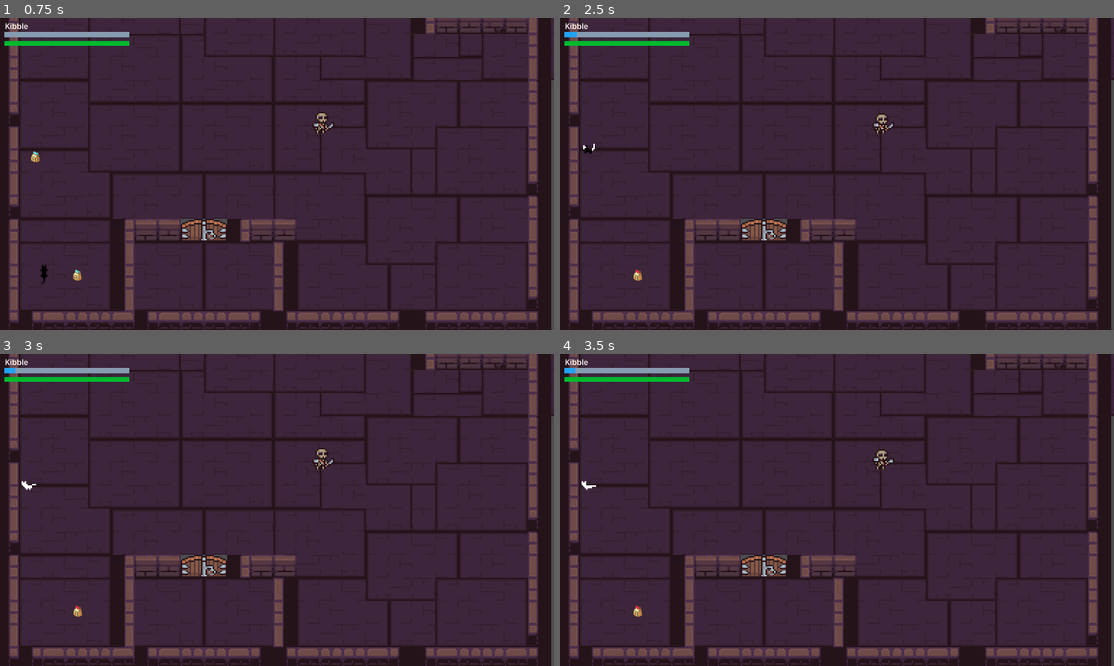
Above: before the commit, frames 1-4 (two rows, left to right).
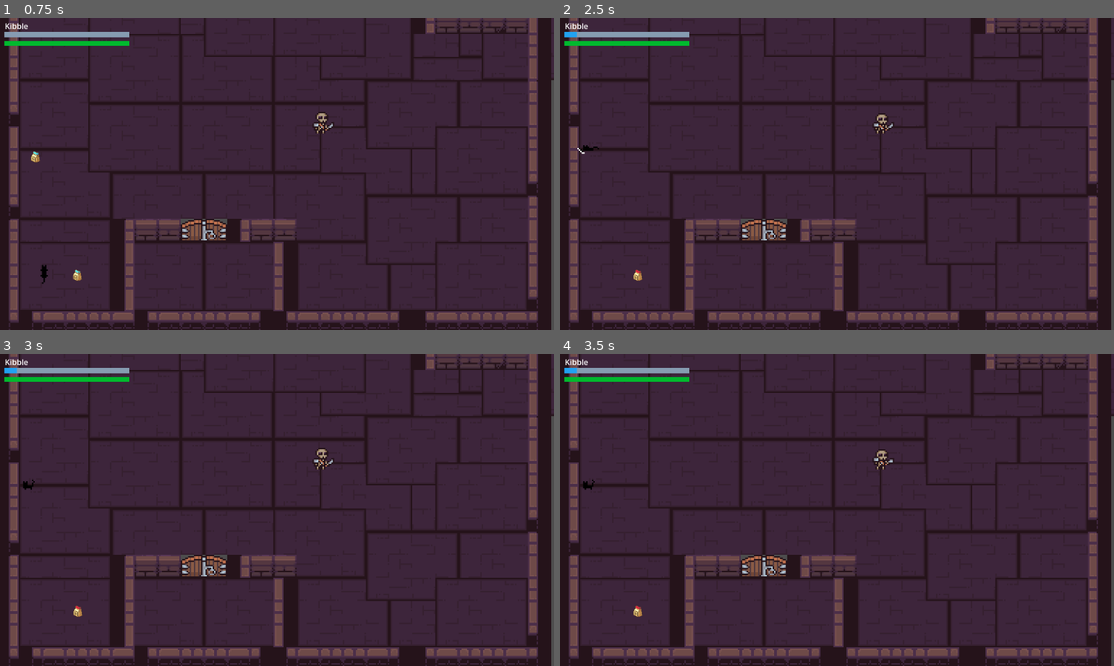
Above: after the commit, the same moments.

Repository: Samki-bit/dingers-cat
Game: Godot game, scene res://scenes/game.tscn
Two runs of this game, one before a commit and one after it. Both use one fixed random seed, a clock stepped at 60 frames per second and the inputs below. The project has no main scene, so this scene is started directly.
Inputs:
- Up to frame 1 (0.75 s): hold W (move_up) from 0.53 s (still down); tap Space (jump) at 0.6 s
- Up to frame 2 (2.5 s): tap Space (jump) at 0.77, 1.07, 1.52, 1.55, 1.82, 2.3 s; tap Shift (dash) at 1.35 s; release W (move_up) at 2.03 s; hold A (move_left) from 2.03 s (still down); tap Q (switch) at 2.1 s
- Up to frame 3 (3 s): keep holding A (move_left); tap Space (jump) at 2.85 s
- Up to frame 4 (3.5 s): keep holding A (move_left); tap Space (jump) at 3.02, 3.32 s

Frame 1 is identical in both runs. In frame 2, less than 0.1% of the frame differs, in the area x 3-8%, y 40-44%; in frame 3, less than 0.1%; in frame 4, less than 0.1%, in the area x 2-7%, y 4-44%.

Commit message:
kitty attacks

Diff:
--- a/project.godot
+++ b/project.godot
@@ -57,6 +57,7 @@
 2d_physics/layer_1="Environment"
 2d_physics/layer_2="Passable"
 2d_physics/layer_3="Collectibles"
+2d_physics/layer_4="Enemies"
 2d_physics/layer_5="Player"
 2d_physics/layer_8="Projectiles"
 
--- a/scenes/character/character.tscn
+++ b/scenes/character/character.tscn
@@ -8,6 +8,18 @@
 [ext_resource type="PackedScene" uid="uid://blajvul1q3a60" path="res://scenes/character/mana_bar.tscn" id="6_7ex5l"]
 [ext_resource type="PackedScene" uid="uid://bo345g3l6vhxq" path="res://scenes/character/health_bar.tscn" id="6_bix7t"]
 
+[sub_resource type="AtlasTexture" id="AtlasTexture_lu8rq"]
+atlas = ExtResource("3_mutn8")
+region = Rect2(32, 288, 16, 16)
+
+[sub_resource type="AtlasTexture" id="AtlasTexture_8quom"]
+atlas = ExtResource("3_mutn8")
+region = Rect2(48, 288, 16, 16)
+
+[sub_resource type="AtlasTexture" id="AtlasTexture_d8yjg"]
+atlas = ExtResource("3_mutn8")
+region = Rect2(0, 288, 16, 16)
+
 [sub_resource type="AtlasTexture" id="AtlasTexture_1pheb"]
 atlas = ExtResource("3_mutn8")
 region = Rect2(16, 96, 16, 16)
@@ -87,6 +99,22 @@
 [sub_resource type="AtlasTexture" id="AtlasTexture_f6x4b"]
 atlas = ExtResource("3_mutn8")
 region = Rect2(48, 256, 16, 16)
+
+[sub_resource type="AtlasTexture" id="AtlasTexture_d1ip4"]
+atlas = ExtResource("4_fgi2k")
+region = Rect2(0, 288, 16, 16)
+
+[sub_resource type="AtlasTexture" id="AtlasTexture_q1gjr"]
+atlas = ExtResource("4_fgi2k")
+region = Rect2(16, 288, 16, 16)
+
+[sub_resource type="AtlasTexture" id="AtlasTexture_p612h"]
+atlas = ExtResource("4_fgi2k")
+region = Rect2(32, 288, 16, 16)
+
+[sub_resource type="AtlasTexture" id="AtlasTexture_jbx1n"]
+atlas = ExtResource("4_fgi2k")
+region = Rect2(48, 288, 16, 16)
 
 [sub_resource type="AtlasTexture" id="AtlasTexture_2f6da"]
 atlas = ExtResource("4_fgi2k")
@@ -188,6 +216,20 @@
 animations = [{
 "frames": [{
 "duration": 1.0,
+"texture": SubResource("AtlasTexture_lu8rq")
+}, {
+"duration": 1.0,
+"texture": SubResource("AtlasTexture_8quom")
+}, {
+"duration": 1.0,
+"texture": SubResource("AtlasTexture_d8yjg")
+}],
+"loop": false,
+"name": &"alive_attack",
+"speed": 5.0
+}, {
+"frames": [{
+"duration": 1.0,
 "texture": SubResource("AtlasTexture_1pheb")
 }, {
 "duration": 1.0,
@@ -273,6 +315,23 @@
 }, {
 "frames": [{
 "duration": 1.0,
+"texture": SubResource("AtlasTexture_d1ip4")
+}, {
+"duration": 1.0,
+"texture": SubResource("AtlasTexture_q1gjr")
+}, {
+"duration": 1.0,
+"texture": SubResource("AtlasTexture_p612h")
+}, {
+"duration": 1.0,
+"texture": SubResource("AtlasTexture_jbx1n")
+}],
+"loop": false,
+"name": &"dead_attack",
+"speed": 5.0
+}, {
+"frames": [{
+"duration": 1.0,
 "texture": SubResource("AtlasTexture_2f6da")
 }, {
 "duration": 1.0,
@@ -381,6 +440,9 @@
 
 [sub_resource type="RectangleShape2D" id="RectangleShape2D_rvcjf"]
 size = Vector2(10, 5)
+
+[sub_resource type="RectangleShape2D" id="RectangleShape2D_bix7t"]
+size = Vector2(15, 7)
 
 [node name="CharacterBody2D" type="CharacterBody2D" unique_id=215475587]
 collision_layer = 16
@@ -390,9 +452,8 @@
 [node name="AnimatedSprite2D" type="AnimatedSprite2D" parent="." unique_id=2123965110]
 position = Vector2(0, -6)
 sprite_frames = SubResource("SpriteFrames_bix7t")
-animation = &"dead_walk_sideways"
+animation = &"alive_attack"
 autoplay = "alive_idle"
-frame_progress = 0.75313437
 
 [node name="CollisionShape2D" type="CollisionShape2D" parent="." unique_id=619106432]
 position = Vector2(-1, -0.5)
@@ -424,5 +485,14 @@
 offset_bottom = 28.0
 text = "Kibble"
 
+[node name="HitBox" type="Area2D" parent="." unique_id=761832136]
+collision_layer = 0
+collision_mask = 8
+
+[node name="CollisionShape2D" type="CollisionShape2D" parent="HitBox" unique_id=1193163600]
+position = Vector2(-0.5, -1.5)
+shape = SubResource("RectangleShape2D_bix7t")
+
 [connection signal="timeout" from="DashTimer" to="." method="_on_dash_timer_timeout"]
 [connection signal="timeout" from="ManaTimer" to="." method="_on_mana_timer_timeout"]
+[connection signal="body_entered" from="HitBox" to="." method="_on_hit_box_body_entered"]
--- a/scenes/enemy/enemy.tscn
+++ b/scenes/enemy/enemy.tscn
@@ -45,11 +45,14 @@
 [sub_resource type="CircleShape2D" id="CircleShape2D_wtq4b"]
 radius = 5.0
 
+[sub_resource type="RectangleShape2D" id="RectangleShape2D_gl05p"]
+size = Vector2(15, 14)
+
 [sub_resource type="CircleShape2D" id="CircleShape2D_gl05p"]
 radius = 59.03389
 
 [node name="Enemy" type="CharacterBody2D" unique_id=623823556]
-collision_layer = 0
+collision_layer = 8
 collision_mask = 0
 script = ExtResource("1_gl05p")
 
@@ -62,6 +65,14 @@
 [node name="CollisionShape2D" type="CollisionShape2D" parent="." unique_id=1492401414]
 shape = SubResource("CircleShape2D_wtq4b")
 
+[node name="HurtBox" type="Area2D" parent="." unique_id=1755210081]
+collision_layer = 8
+collision_mask = 16
+
+[node name="CollisionShape2D" type="CollisionShape2D" parent="HurtBox" unique_id=752211658]
+position = Vector2(0.5, 0)
+shape = SubResource("RectangleShape2D_gl05p")
+
 [node name="AttackZone" type="Area2D" parent="." unique_id=508287807]
 collision_layer = 0
 collision_mask = 16
@@ -71,5 +82,6 @@
 
 [node name="ShootTimer" type="Timer" parent="." unique_id=453997097]
 
+[connection signal="body_entered" from="HurtBox" to="." method="_on_hurt_box_body_entered"]
 [connection signal="body_entered" from="AttackZone" to="." method="_on_attack_zone_body_entered"]
 [connection signal="body_exited" from="AttackZone" to="." method="_on_attack_zone_body_exited"]
--- a/scripts/character.gd
+++ b/scripts/character.gd
@@ -18,7 +18,9 @@
 var is_dashing: bool = false
 var is_walking: bool = false
 var is_transitioning: bool = false
+var is_attacking: bool = false
 
+@onready var hit_box: Area2D = $HitBox
 @onready var dash_timer: Timer = $DashTimer
 @onready var mana_timer: Timer = $ManaTimer
 @onready var animation: AnimatedSprite2D = $AnimatedSprite2D
@@ -34,9 +36,15 @@
 	health_bar.init_health(health)
 
 func _physics_process(_delta: float) -> void:
+	handle_movement()
+	handle_combat()
+	handle_animation()
+	move_and_slide()
+
+func handle_movement():
 	if is_transitioning:
-		velocity = Vector2.ZERO
-		move_and_slide()
+			velocity = Vector2.ZERO
+			move_and_slide()
 
 	if Input.is_action_just_pressed("dash") and not is_dashing:
 		start_dash()
@@ -50,8 +58,6 @@
 	else:
 		set_collision_mask_value(2, true)
 		velocity = direction * speed
-	handle_animation()
-	move_and_slide()
 
 func handle_animation() -> void:
 	if is_transitioning:
@@ -70,7 +76,27 @@
 	else:
 		handle_state_animaiton("dead")
 
+func handle_combat():
+	hit_box.monitoring = false
+	if Input.is_action_just_pressed("jump") and not is_attacking:
+		is_attacking = true
+		hit_box.monitoring = true
+
+		if player_state == PlayerState.ALIVE:
+			animation.flip_v = direction.y < 0
+			animation.play("alive_attack")
+		else:
+			animation.flip_v = direction.y < 0
+			animation.play("dead_attack")
+
+		get_tree().create_timer(0.1).timeout.connect(func():
+			is_attacking = false
+			hit_box.monitoring = false
+		)
+
 func handle_state_animaiton(state):
+	if is_attacking:
+		return  # don't override attack animation
 	animation.flip_v = direction.y < 0
 	if direction.x != 0:
 		animation.flip_h = direction.x < 0
@@ -141,3 +167,7 @@
 		print("mana:", mana)
 	else:
 		print("max mana")
+
+func _on_hit_box_body_entered(body: Node2D) -> void:
+	if body.has_method("take_damage"):
+		body.take_damage()
--- a/scripts/enemy.gd
+++ b/scripts/enemy.gd
@@ -5,7 +5,7 @@
 @onready var shoot_timer: Timer = $ShootTimer
 
 var target: Node2D = null
-
+var health: int = 10
 func _ready():
 	shoot_timer.wait_time = 2.0
 	shoot_timer.one_shot = false
@@ -43,3 +43,23 @@
 	var dir = global_position.direction_to(target_position)
 	if abs(dir.x) >= abs(dir.y):
 		sprite.flip_h = dir.x < 0
+
+func take_damage(amount: int = 1):
+	health -= amount
+	print("enemy_health", health)
+	sprite.modulate = Color.RED
+	get_tree().create_timer(0.1).timeout.connect(func(): sprite.modulate = Color.WHITE)
+	shake()
+	if health <= 0:
+		queue_free()
+
+func shake():
+	var original_pos = position
+	var shake_amount = 3.0
+	var shake_speed = 0.05
+
+	for i in range(6):
+		position = original_pos + Vector2(randf_range(-shake_amount, shake_amount), randf_range(-shake_amount, shake_amount))
+		await get_tree().create_timer(shake_speed).timeout
+
+	position = original_pos
Not shown, added: scenes/game.tscn1361276411.tmp
Not shown, added: scenes/game.tscn1878152784.tmp
Not shown, added: scenes/game.tscn1886395246.tmp
Not shown, added: scenes/game.tscn4182098326.tmp
